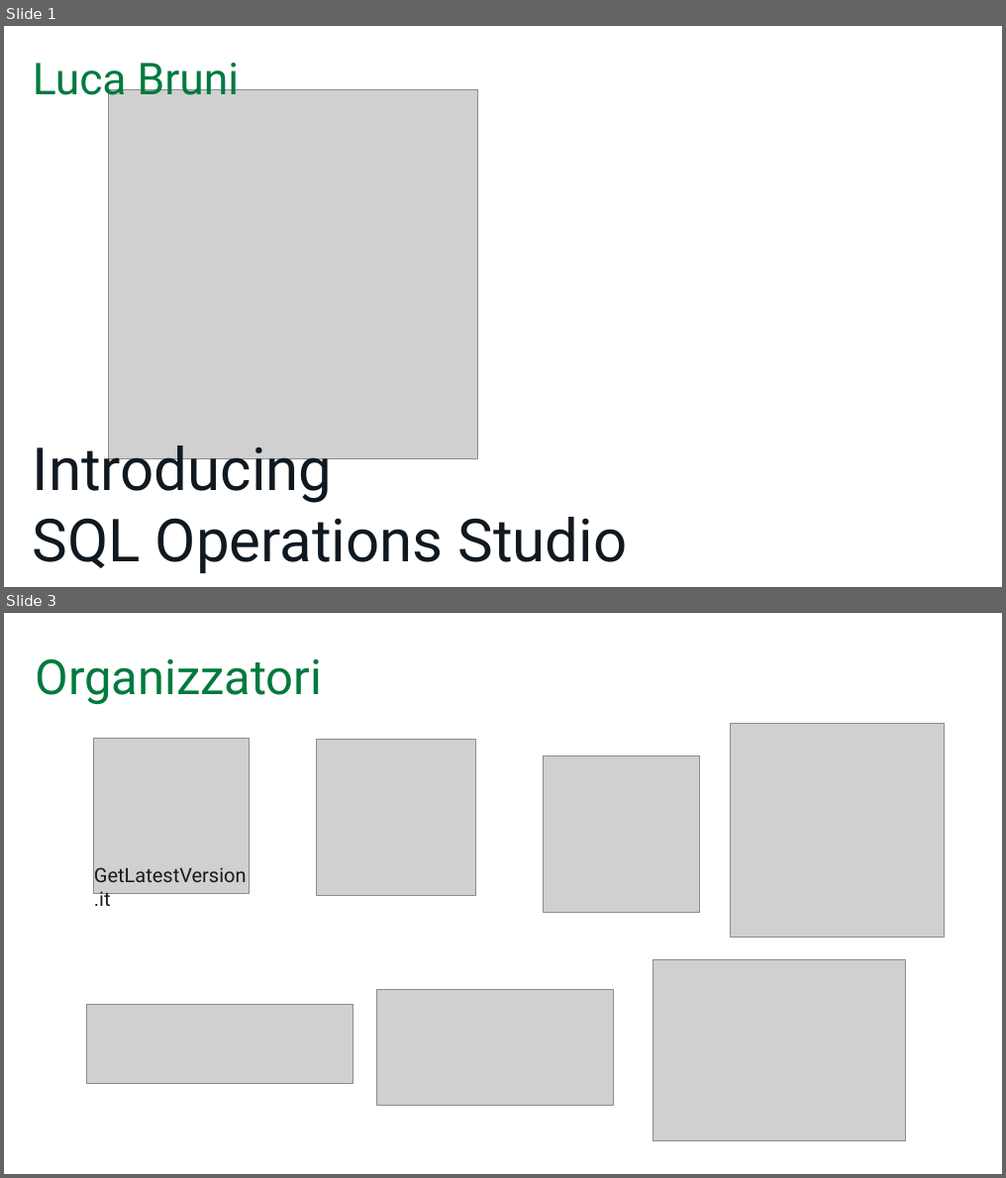
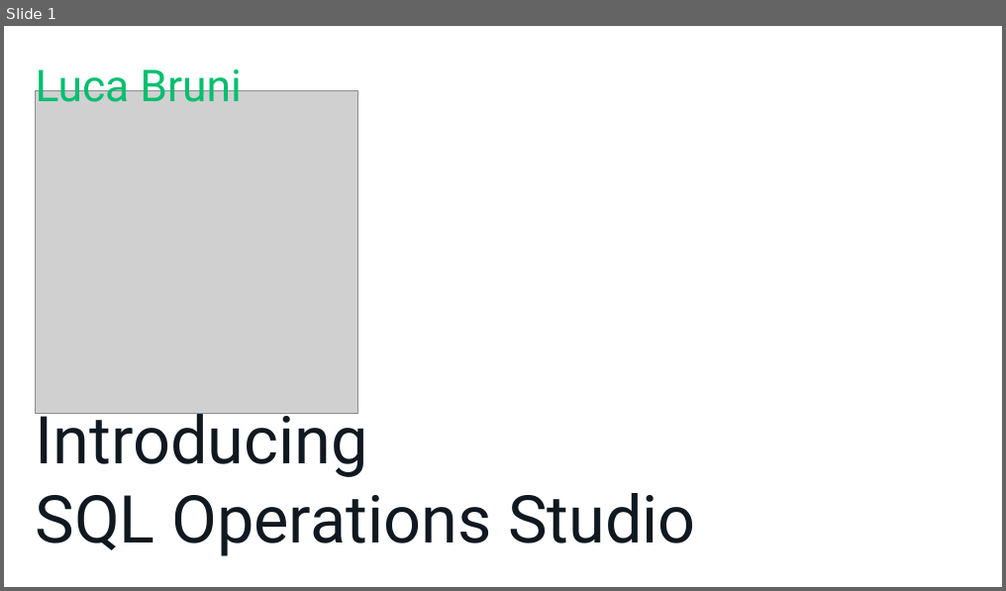
Before and after one commit to mrg3d/demo-opsstudio-repo, a slide deck: Introducing SQL Operations Studio.pptx. Shown one above the other, each under a label of ours: slides 1 and 3 before the commit, slide 1 after it; the slides between them are not shown. The pictures are 1006x1178 and 1006x591 pixels, drawn with LibreOffice and Linux fonts; fonts in the diff are those of the drawing; grey boxes stand for pictures; background and template pictures are left out. Boxes give left, top, right and bottom in pixels: in the first picture for what was removed or moved away, otherwise in the second. Text is boxed around its words. In the diff, an @@ line names an element or a change of style, - is before the commit and + after.

```diff
--- a/Introducing SQL Operations Studio.pptx
+++ b/Introducing SQL Operations Studio.pptx
@@ slide 3 removed at box(4, 613, 1002, 1174), background #FFFFFF @@
@@ title removed at box(36, 659, 322, 705) @@
-Organizzatori
@@ picture removed at box(731, 723, 944, 938) @@
@@ picture removed at box(93, 738, 249, 893) @@
@@ picture removed at box(316, 739, 476, 895) @@
@@ picture removed at box(543, 756, 699, 912) @@
@@ text removed at box(94, 867, 247, 906) @@
-GetLatestVersion.it
@@ picture removed at box(653, 960, 906, 1142) @@
@@ picture removed at box(376, 989, 613, 1105) @@
@@ picture removed at box(86, 1004, 352, 1084) @@
@@ slide 1 changed as well @@
@@ text "Luca Bruni" at box(36, 60, 241, 102): text colour #007A3E to #00BF6F @@
@@ picture: place and size @@
-picture at box(109, 89, 477, 459)
+picture at box(35, 91, 357, 413)
@@ title "Introducing SQL Operations Studio": place and size @@
-title "Introducing SQL Operations Studio" at box(33, 436, 628, 574)
+title "Introducing SQL Operations Studio" at box(35, 402, 696, 557)
@@ title "Introducing SQL Operations Studio" at box(35, 402, 696, 557): size 54 to 60 pt @@
```
Also in this commit, not shown: 16 other slides changed, 8 slides added, 3 other slides removed.
